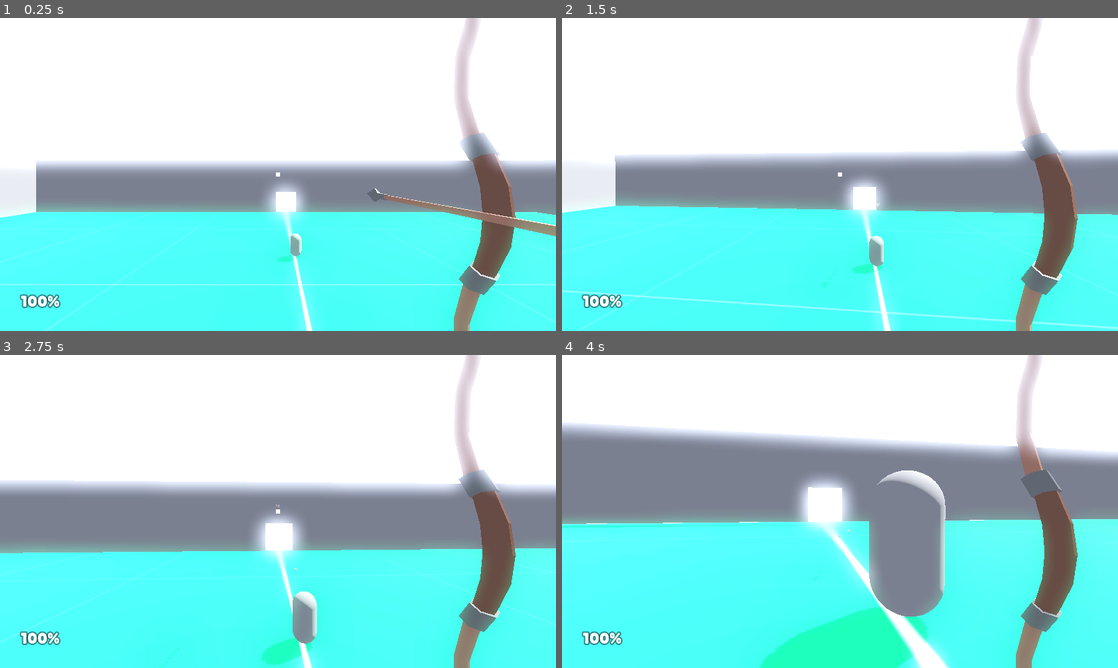
Above: before the commit, frames 1-4 (two rows, left to right).
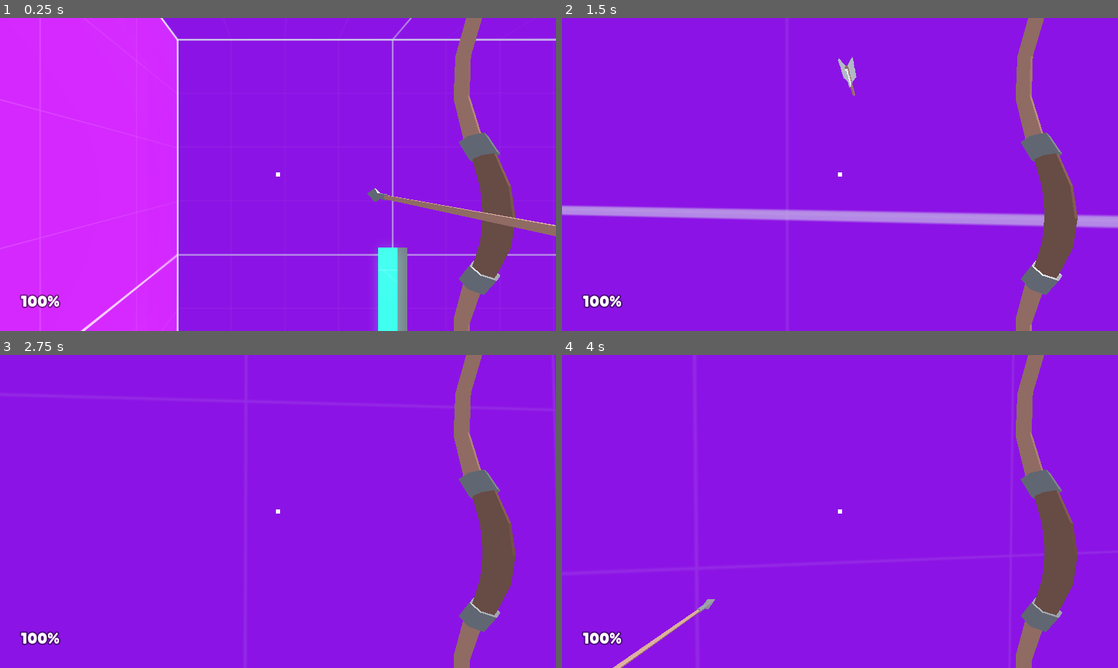
Above: after the commit, the same moments.

Repository: GearBoxFox/loopholes
Game: Godot game, scene res://scenes/main.tscn
Two runs of this game, one before a commit and one after it. Both use one fixed random seed, a clock stepped at 60 frames per second and the inputs below.
Inputs (mouse positions are in pixels of both pictures, inside the frame that each line leads up to):
- Up to frame 1 (0.25 s): no input
- Up to frame 2 (1.5 s): move the mouse to (867, 174) at 0.52 s; hold W (move_forward) from 0.53 s (still down); click (867, 174) at 0.6 s; tap Space (jump) at 0.77 s; move the mouse to (812, 174) at 1.27 s; click (812, 174) at 1.35 s
- Up to frame 3 (2.75 s): keep holding W (move_forward); tap Space (jump) at 1.52 s; move the mouse to (289, 505) at 2.02 s; click (289, 505) at 2.1 s
- Up to frame 4 (4 s): keep holding W (move_forward); move the mouse to (834, 517) at 2.77 s; click (834, 517) at 2.85 s; tap Space (jump) at 3.02, 3.77 s; move the mouse to (878, 514) at 3.52 s; click (878, 514) at 3.6 s

The runs differ from the first frame. In frame 1, 96% of the frame differs, in the area x 0-100%, y 0-100%; in frame 2, 97%; in frame 3, 97%; in frame 4, 97%.

Commit message:
working video demo

Diff:
--- a/scenes/enemies/soldier.gd
+++ b/scenes/enemies/soldier.gd
@@ -1,7 +1,7 @@
 extends CharacterBody3D
 
-var movement_speed: float = 100.0
-var movement_target_position: Vector3 = Vector3(0.0,0.0,0.0)
+var movement_speed: float = 5.0
+var movement_target_position: Vector3 = Vector3(0.0,6.0,0.0)
 
 @onready var navigation_agent: NavigationAgent3D = $NavigationAgent3D
 
--- a/scenes/enemies/soldier.tscn
+++ b/scenes/enemies/soldier.tscn
@@ -6,16 +6,18 @@
 
 [sub_resource type="CapsuleShape3D" id="CapsuleShape3D_1xjga"]
 
-[node name="Soldier" type="CharacterBody3D"]
+[node name="Soldier" type="CharacterBody3D" groups=["enemy"]]
 transform = Transform3D(5, 0, 0, 0, 5, 0, 0, 0, 5, 0, 0, 0)
 collision_layer = 4
-collision_mask = 10
+collision_mask = 8
 script = ExtResource("1_tw6bj")
 
 [node name="MeshInstance3D" type="MeshInstance3D" parent="."]
+transform = Transform3D(1, 0, 0, 0, 1, 0, 0, 0, 1, 0, 0.6, 0)
 mesh = SubResource("CapsuleMesh_7n2dg")
 
 [node name="CollisionShape3D" type="CollisionShape3D" parent="."]
 shape = SubResource("CapsuleShape3D_1xjga")
 
 [node name="NavigationAgent3D" type="NavigationAgent3D" parent="."]
+target_desired_distance = 5.0
--- a/scenes/main.tscn
+++ b/scenes/main.tscn
@@ -36,6 +36,8 @@
 albedo_texture = ExtResource("8_ygrg7")
 
 [sub_resource type="NavigationMesh" id="NavigationMesh_aix0j"]
+vertices = PackedVector3Array(-21.6151, 0.5, -174.472, -21.6151, 0.5, 174.528, 21.6349, 0.5, 174.528, 21.6349, 0.5, -174.472)
+polygons = [PackedInt32Array(3, 2, 0), PackedInt32Array(0, 2, 1)]
 
 [sub_resource type="PlaneMesh" id="PlaneMesh_45oi1"]
 
@@ -46,7 +48,7 @@
 environment = ExtResource("1_q8fpv")
 
 [node name="Player" parent="." instance=ExtResource("3_f8rc6")]
-transform = Transform3D(7, 0, 0, 0, 7, 0, 0, 0, 7, -8, 31.2686, -62)
+transform = Transform3D(7, 0, 0, 0, 7, 0, 0, 0, 7, -8, 57.2686, -2)
 
 [node name="Sun" type="DirectionalLight3D" parent="."]
 transform = Transform3D(-0.422618, -0.694272, 0.582564, 0, 0.642788, 0.766044, -0.906308, 0.323744, -0.271654, 0, 3, 0)
@@ -203,15 +205,15 @@
 [node name="Decoration" type="Node" parent="."]
 
 [node name="NavigationRegion3D" type="NavigationRegion3D" parent="."]
-transform = Transform3D(13.2153, 0, 0, 0, 1, 0, 0, 0, 1.76849, 0, 0.5, 0)
+transform = Transform3D(13.2153, 0, 0, 0, 1, 0, 0, 0, 1.76849, 0, 0, 0)
+navigation_mesh = SubResource("NavigationMesh_aix0j")
+
+[node name="MeshInstance3D" type="MeshInstance3D" parent="NavigationRegion3D"]
+transform = Transform3D(22.1151, 0, 0, 0, 10, 0, 0, 0, 174.972, 0, 0, 0)
 visible = false
-navigation_mesh = SubResource("NavigationMesh_aix0j")
-
-[node name="MeshInstance3D" type="MeshInstance3D" parent="NavigationRegion3D"]
-transform = Transform3D(18.4292, 0, 0, 0, 10, 0, 0, 0, 134.594, 0, 2, 0)
 mesh = SubResource("PlaneMesh_45oi1")
 
 [node name="Soldier" parent="." instance=ExtResource("10_8pmyu")]
-transform = Transform3D(5, 0, 0, 0, 5, 0, 0, 0, 5, 0, 6, -146)
+transform = Transform3D(5, 0, 0, 0, 5, 0, 0, 0, 5, 0, 6, -250)
 
 [connection signal="spawn_projectile" from="Player" to="." method="_on_player_spawn_projectile"]
--- a/scenes/weapons/arrow.gd
+++ b/scenes/weapons/arrow.gd
@@ -6,6 +6,7 @@
 
 var has_collided: bool = false
 var velocity: Vector3 = Vector3.ZERO
+var user_gravity = 10
 
 var prev_pose: Vector2 = Vector2.ZERO
 
@@ -27,7 +28,7 @@
 		position.z += velocity.z * delta
 		position.y += velocity.y * delta
 
-		velocity.y -= gravity * delta * 4
+		velocity.y -= user_gravity * delta * 4
 
 		# Calculate angle based on pose delta
 		rotation.x = -asin(velocity.y / speed)
@@ -41,3 +42,5 @@
 func _on_body_entered(body: Node3D) -> void:
 	if !body.is_in_group("enemy") and !body.is_in_group("player"):
 		has_collided = true
+	elif !has_collided:
+		body.queue_free()
--- a/scenes/weapons/arrow.tscn
+++ b/scenes/weapons/arrow.tscn
@@ -5,7 +5,7 @@
 
 [sub_resource type="CapsuleShape3D" id="CapsuleShape3D_hfivs"]
 radius = 0.0035418
-height = 0.28408
+height = 0.319997
 
 [node name="Arrow" type="Area3D"]
 transform = Transform3D(10, 0, 0, 0, 10, 0, 0, 0, 10, 0, 0, 0)
@@ -20,7 +20,7 @@
 mesh = ExtResource("1_fd0ku")
 
 [node name="CollisionShape3D" type="CollisionShape3D" parent="."]
-transform = Transform3D(1, 0, 0, 0, -4.37114e-08, -1, 0, 1, -4.37114e-08, 0, 0, 0.0063694)
+transform = Transform3D(1, 0, 0, 0, -4.37114e-08, -1, 0, 1, -4.37114e-08, 0, 0, -0.00656813)
 shape = SubResource("CapsuleShape3D_hfivs")
 
 [connection signal="body_entered" from="." to="." method="_on_body_entered"]
